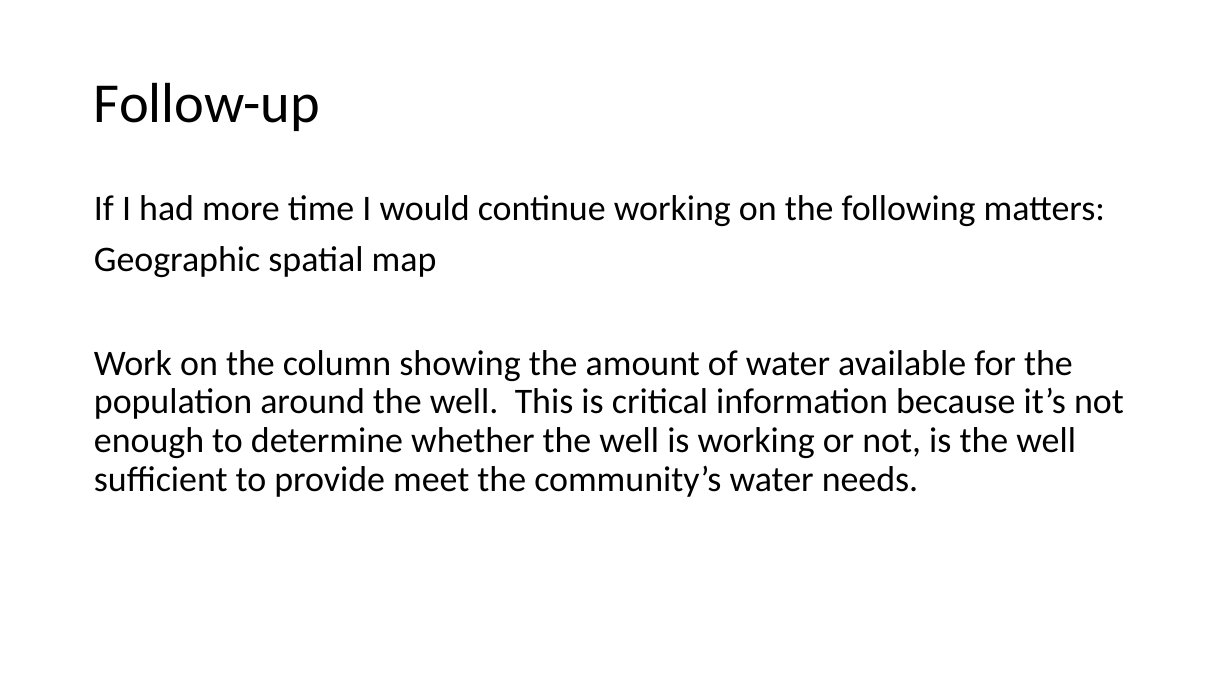
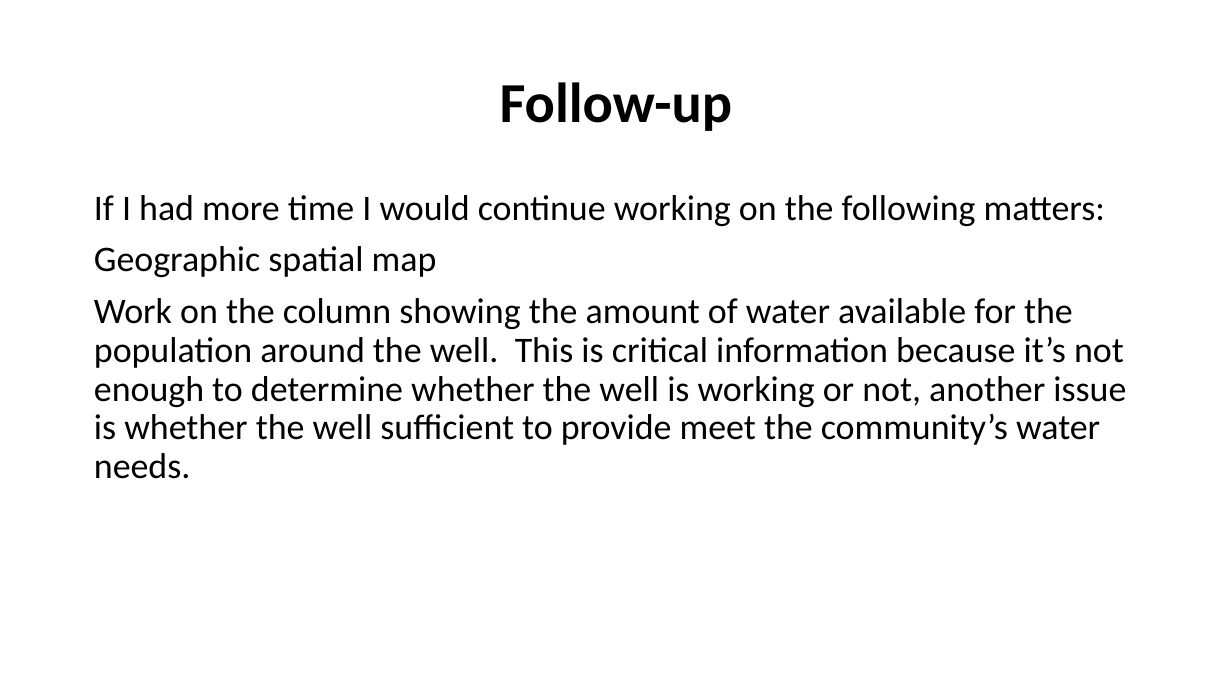
Before and after one commit to davidrtorres/Model-3-Tanzania-Water-Crisis, a slide deck: slide 11 of Presentation1.pptx (slide 9 before the commit). Drawn at 1232x693 pixels with LibreOffice and Linux fonts; fonts in the diff are those of the drawing. Boxes give left, top, right and bottom in pixels: in the first picture for what was removed or moved away, otherwise in the second. Text is boxed around its words. In the diff, an @@ line names an element or a change of style, - is before the commit and + after.

```diff
--- a/Presentation1.pptx
+++ b/Presentation1.pptx
@@ title "Follow-up" at (500,82,733,131): bold on; alignment left to centre @@
@@ text at (94,298,1126,479): text changed @@
-Work on the column showing the amount of water available for the population around the well. This is critical information because it’s not enough to determine whether the well is working or not, is the well sufficient to provide meet the community’s water needs.
+Work on the column showing the amount of water available for the population around the well. This is critical information because it’s not enough to determine whether the well is working or not, another issue is whether the well sufficient to provide meet the community’s water needs.
```
Also in this commit, not shown: 6 other slides changed, 3 slides added, 2 other files.
